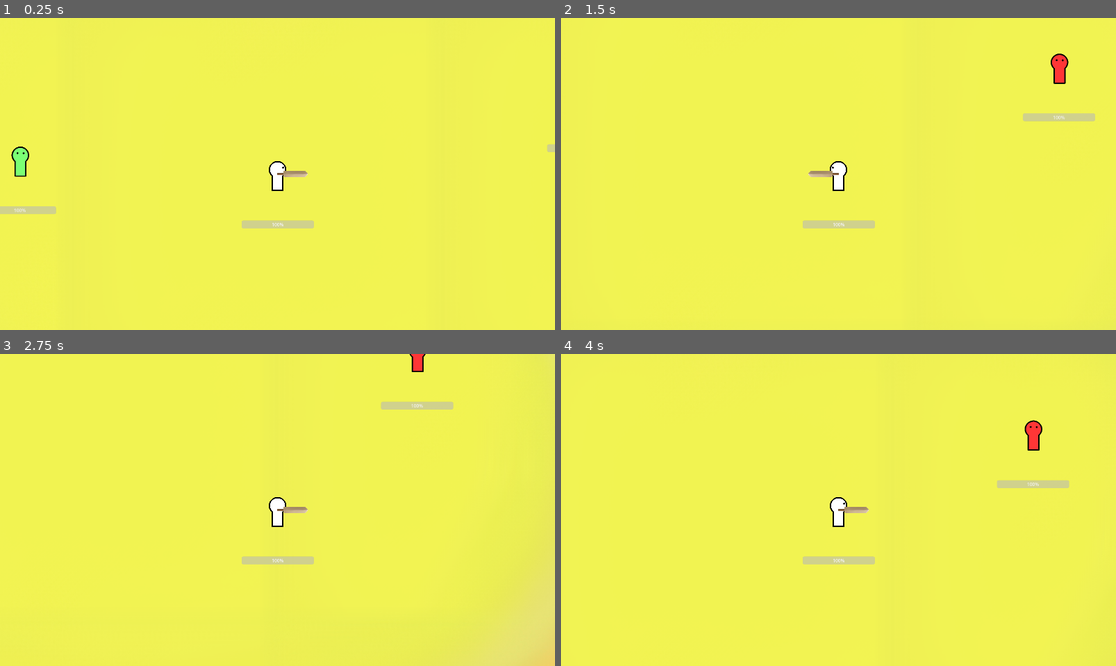
Above: before the commit, frames 1-4 (two rows, left to right).
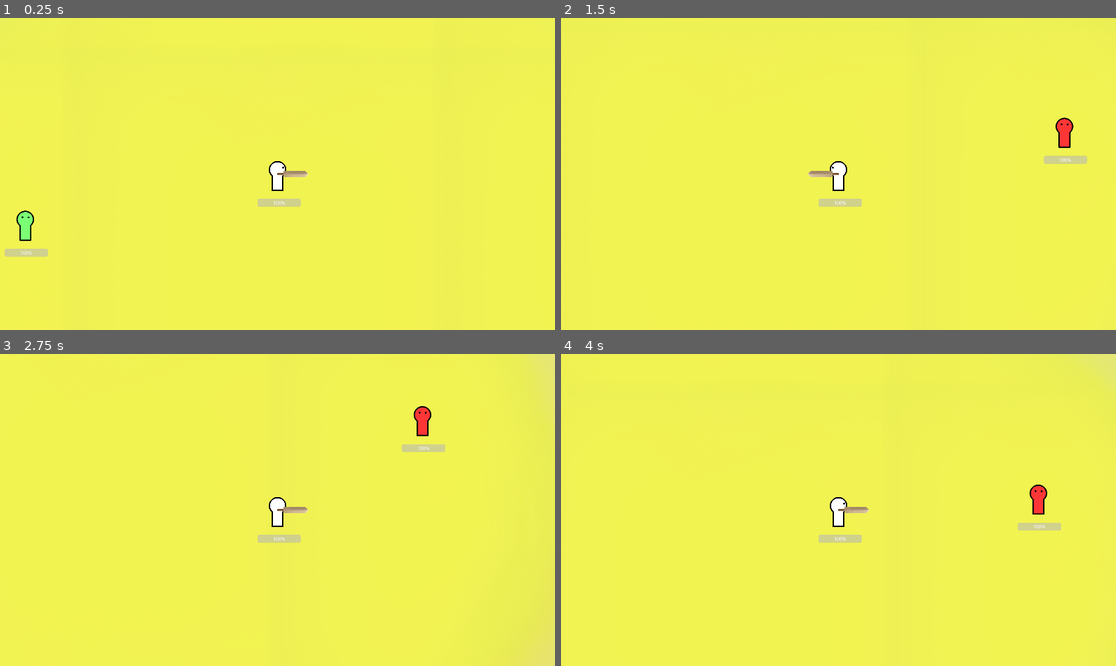
Above: after the commit, the same moments.

Repository: CAHTA123/Light-in-the-Dark
Game: Godot game, scene res://scenes/Game/game.tscn
Two runs of this game, one before a commit and one after it. Both use one fixed random seed, a clock stepped at 60 frames per second and the inputs below. The project has no main scene, so this scene is started directly.
Inputs (mouse positions are in pixels of both pictures, inside the frame that each line leads up to):
- Up to frame 1 (0.25 s): no input
- Up to frame 2 (1.5 s): tap Enter at 0.5 s; move the mouse to (960, 158) at 0.52 s; hold Right (ui_right) 0.53-1.28 s; hold Shift (dash) 0.53-1.28 s; move the mouse to (727, 189) at 1.27 s; hold Down (ui_down) from 1.28 s (still down); tap Shift (dash) at 1.35 s
- Up to frame 3 (2.75 s): move the mouse to (333, 441) at 2.02 s; release Down (ui_down) at 2.03 s; hold Right (ui_right) from 2.03 s (still down); hold Shift (dash) from 2.03 s (still down)
- Up to frame 4 (4 s): move the mouse to (810, 572) at 2.77 s; release Right (ui_right) at 2.78 s; release Shift (dash) at 2.78 s; hold Up (ui_up) 2.78-3.53 s; tap Shift (dash) at 2.85 s; move the mouse to (1005, 556) at 3.52 s; hold Left (ui_left) from 3.53 s (still down); hold Shift (dash) from 3.53 s (still down)

The runs differ from the first frame. In frame 1, 1.5% of the frame differs, in the area x 0-100%, y 40-77%; in frame 2, 1.6%; in frame 3, 2.4%, in the area x 43-100%, y 0-100%; in frame 4, 1.7%.

Commit message:
1

Diff:
--- a/scenes/Game/game.tscn
+++ b/scenes/Game/game.tscn
@@ -17,7 +17,7 @@
 [node name="Islands" parent="." instance=ExtResource("1_mhpm1")]
 
 [node name="Player" parent="." instance=ExtResource("2_kc6yd")]
-position = Vector2(3, -91)
+position = Vector2(-14, -313)
 
 [node name="Res" parent="." instance=ExtResource("3_m2plk")]
 position = Vector2(-889, -140)
--- a/scenes/Islands/shape.gd
+++ b/scenes/Islands/shape.gd
@@ -3,6 +3,7 @@
 func _on_area_2d_area_exited(area):
 	var a = area
 	var par = a.get_parent().get_parent()
+
 	if par:
 		par.take_push = 500
 		par.center = global_position
--- a/scenes/Player/dash.gd
+++ b/scenes/Player/dash.gd
@@ -6,7 +6,6 @@
 	if Input.is_action_pressed("dash"):
 		push()
 
-
 func push():
 	body.s = 0
 	body.velocity = Vector2(Input.get_axis("ui_left", "ui_right"), Input.get_axis("ui_up", "ui_down")).normalized() * 1000
--- a/scenes/body/body.tscn
+++ b/scenes/body/body.tscn
@@ -37,10 +37,10 @@
 script = ExtResource("2_lxpvs")
 
 [node name="hp_bar" parent="." instance=ExtResource("4_wsmua")]
-offset_left = -124.0
-offset_top = 161.0
-offset_right = -124.0
-offset_bottom = 161.0
+offset_left = -69.0
+offset_top = 86.0
+offset_right = -69.0
+offset_bottom = 86.0
 
 [node name="legs" type="Node2D" parent="."]
 
--- a/scenes/hp_bar/hp_bar.tscn
+++ b/scenes/hp_bar/hp_bar.tscn
@@ -13,5 +13,5 @@
 
 [node name="Bar" type="ProgressBar" parent="."]
 layout_mode = 0
-offset_right = 250.0
+offset_right = 150.0
 offset_bottom = 27.0
Not shown, added: sounds/player/dash.mp3.import
Not shown, added: sounds/player/walk.mp3.import
Not shown, removed: sounds/sword attack/sword-sound-effects-all-sounds-mp3cut_ItfeRU9.mp3.import
Not shown, added: sounds/take_damage/10 (mp3cut.net).mp3.import
Not shown, added: sounds/take_damage/102 (mp3cut.net).mp3.import
Not shown, added: sounds/take_damage/11 (mp3cut.net).mp3.import
Not shown, added: sounds/take_damage/dam-1.mp3.import
Not shown, added: sounds/take_damage/dam-2.mp3.import
Not shown, added: sounds/take_damage/tree.mp3.import
Not shown, removed: sounds/звук передвижения/loud-footstep.mp3.import
Not shown, removed: sounds/получение урона/0178e487660d5d6.mp3.import
Not shown, removed: sounds/рубка/moschnyiy-tochnyiy-udar-toporom.mp3.import
(and 14 more such lines)
